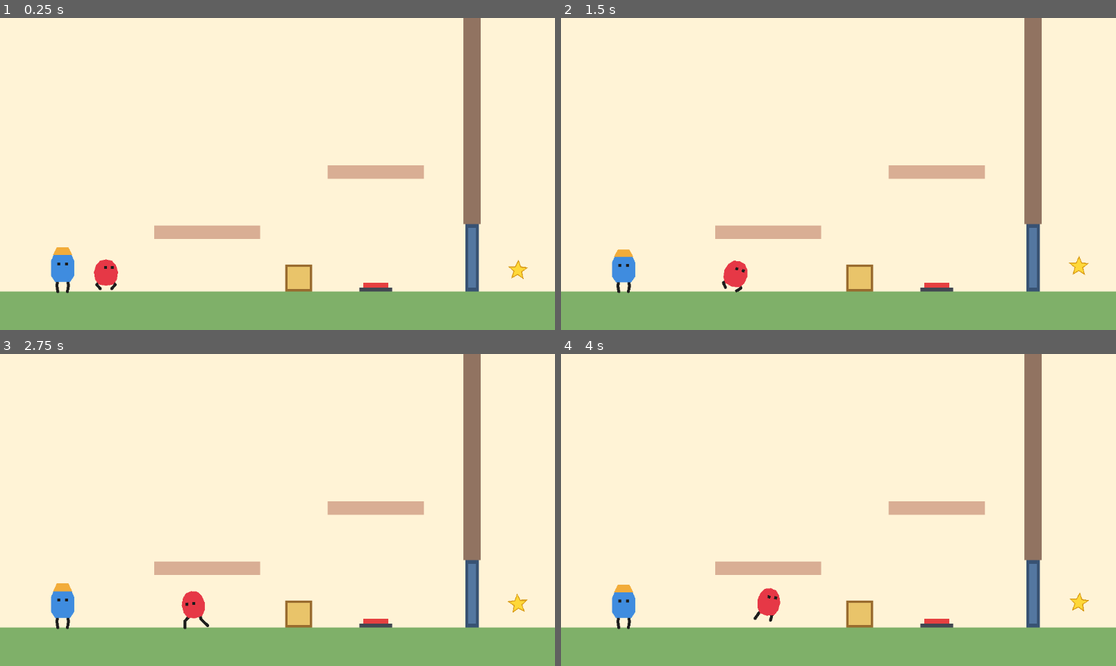
Above: before the commit, frames 1-4 (two rows, left to right).
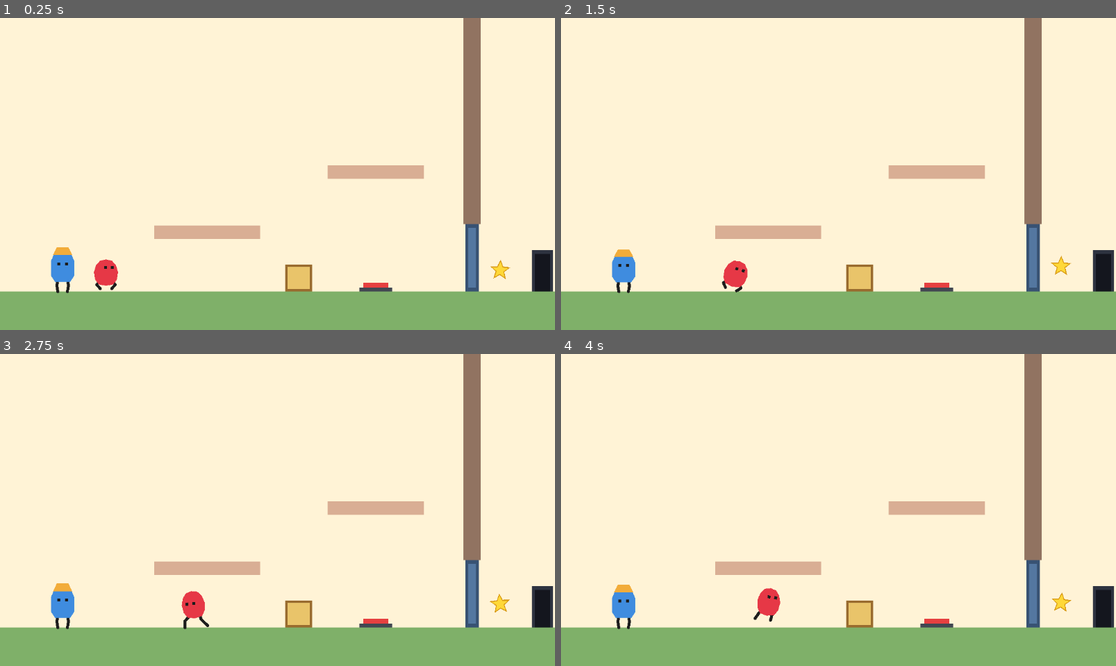
Above: after the commit, the same moments.

Repository: jberrozpe/PikuClon
Game: Godot game, scene res://escenas/nivel_prueba.tscn
Same seed, same stepped clock (60 frames per second), same inputs: the game is played once before the commit and once after it.
Inputs:
- Up to frame 1 (0.25 s): no input
- Up to frame 2 (1.5 s): tap Enter at 0.5 s; hold D (mover_derecha) from 0.53 s (still down); tap E (patada) at 0.6 s; tap W (saltar) at 0.77 s; tap S (agacharse) at 1.35 s
- Up to frame 3 (2.75 s): tap W (saltar) at 1.52 s; tap E (patada) at 1.55, 2.1 s; release D (mover_derecha) at 2.03 s; hold A (mover_izquierda) from 2.03 s (still down)
- Up to frame 4 (4 s): release A (mover_izquierda) at 2.78 s; hold D (mover_derecha) from 2.78 s (still down); tap R at 2.85 s; tap W (saltar) at 3.02, 3.77 s; tap E (patada) at 3.05, 3.8 s; tap Space at 3.6 s

The runs differ from the first frame. In frame 1, 0.7% of the frame differs, in the area x 88-100%, y 74-88%; in frame 2, 0.7%; in frame 3, 0.7%; in frame 4, 0.7%.

Commit message:
Fase 7: añadir puerta de transición, nivel_2 y puntos de aparición entre habitaciones

Diff:
--- /dev/null
+++ b/PikuClon/escenas/nivel_2.tscn
@@ -0,0 +1,195 @@
+[gd_scene load_steps=10 format=3]
+
+[ext_resource type="Script" path="res://scripts/jugador.gd" id="1_jugador"]
+[ext_resource type="PackedScene" path="res://escenas/puerta_transicion.tscn" id="2_transicion"]
+
+[sub_resource type="RectangleShape2D" id="RectangleShape2D_suelo"]
+size = Vector2(1152, 80)
+
+[sub_resource type="RectangleShape2D" id="RectangleShape2D_pared"]
+size = Vector2(40, 648)
+
+[sub_resource type="RectangleShape2D" id="RectangleShape2D_plat_1"]
+size = Vector2(220, 28)
+
+[sub_resource type="RectangleShape2D" id="RectangleShape2D_plat_2"]
+size = Vector2(200, 28)
+
+[sub_resource type="RectangleShape2D" id="RectangleShape2D_plat_3"]
+size = Vector2(180, 28)
+
+[sub_resource type="CapsuleShape2D" id="CapsuleShape2D_jugador"]
+radius = 22.0
+height = 76.0
+
+[sub_resource type="RectangleShape2D" id="RectangleShape2D_patada"]
+size = Vector2(56, 64)
+
+[node name="Nivel2" type="Node2D"]
+
+[node name="Fondo" type="ColorRect" parent="."]
+offset_right = 1152.0
+offset_bottom = 648.0
+color = Color(0.831373, 0.929412, 0.980392, 1)
+
+[node name="Decoracion" type="Node2D" parent="."]
+
+[node name="Colina1" type="Polygon2D" parent="Decoracion"]
+color = Color(0.678431, 0.85098, 0.729412, 1)
+polygon = PackedVector2Array(180, 568, 320, 420, 480, 568)
+
+[node name="Colina2" type="Polygon2D" parent="Decoracion"]
+color = Color(0.588235, 0.8, 0.65098, 1)
+polygon = PackedVector2Array(540, 568, 760, 360, 990, 568)
+
+[node name="Nube1" type="ColorRect" parent="Decoracion"]
+offset_left = 220.0
+offset_top = 90.0
+offset_right = 360.0
+offset_bottom = 134.0
+color = Color(1, 1, 1, 0.85)
+
+[node name="Nube2" type="ColorRect" parent="Decoracion"]
+offset_left = 780.0
+offset_top = 120.0
+offset_right = 940.0
+offset_bottom = 162.0
+color = Color(1, 1, 1, 0.85)
+
+[node name="TroncoArbol" type="ColorRect" parent="Decoracion"]
+offset_left = 960.0
+offset_top = 448.0
+offset_right = 984.0
+offset_bottom = 568.0
+color = Color(0.54902, 0.368627, 0.239216, 1)
+
+[node name="CopaArbol" type="Polygon2D" parent="Decoracion"]
+position = Vector2(972, 430)
+color = Color(0.321569, 0.658824, 0.411765, 1)
+polygon = PackedVector2Array(0, -64, 48, 22, -48, 22)
+
+[node name="Suelo" type="StaticBody2D" parent="."]
+position = Vector2(576, 608)
+
+[node name="CollisionShape2D" type="CollisionShape2D" parent="Suelo"]
+shape = SubResource("RectangleShape2D_suelo")
+
+[node name="Visual" type="ColorRect" parent="Suelo"]
+offset_left = -576.0
+offset_top = -40.0
+offset_right = 576.0
+offset_bottom = 40.0
+color = Color(0.45098, 0.721569, 0.478431, 1)
+
+[node name="ParedIzquierda" type="StaticBody2D" parent="."]
+position = Vector2(-20, 324)
+
+[node name="CollisionShape2D" type="CollisionShape2D" parent="ParedIzquierda"]
+shape = SubResource("RectangleShape2D_pared")
+
+[node name="ParedDerecha" type="StaticBody2D" parent="."]
+position = Vector2(1172, 324)
+
+[node name="CollisionShape2D" type="CollisionShape2D" parent="ParedDerecha"]
+shape = SubResource("RectangleShape2D_pared")
+
+[node name="Plataforma1" type="StaticBody2D" parent="."]
+position = Vector2(360, 455)
+
+[node name="CollisionShape2D" type="CollisionShape2D" parent="Plataforma1"]
+shape = SubResource("RectangleShape2D_plat_1")
+
+[node name="Visual" type="ColorRect" parent="Plataforma1"]
+offset_left = -110.0
+offset_top = -14.0
+offset_right = 110.0
+offset_bottom = 14.0
+color = Color(0.768627, 0.619608, 0.490196, 1)
+
+[node name="Plataforma2" type="StaticBody2D" parent="."]
+position = Vector2(640, 355)
+
+[node name="CollisionShape2D" type="CollisionShape2D" parent="Plataforma2"]
+shape = SubResource("RectangleShape2D_plat_2")
+
+[node name="Visual" type="ColorRect" parent="Plataforma2"]
+offset_left = -100.0
+offset_top = -14.0
+offset_right = 100.0
+offset_bottom = 14.0
+color = Color(0.768627, 0.619608, 0.490196, 1)
+
+[node name="Plataforma3" type="StaticBody2D" parent="."]
+position = Vector2(920, 260)
+
+[node name="CollisionShape2D" type="CollisionShape2D" parent="Plataforma3"]
+shape = SubResource("RectangleShape2D_plat_3")
+
+[node name="Visual" type="ColorRect" parent="Plataforma3"]
+offset_left = -90.0
+offset_top = -14.0
+offset_right = 90.0
+offset_bottom = 14.0
+color = Color(0.768627, 0.619608, 0.490196, 1)
+
+[node name="PuertaTransicion" parent="." instance=ExtResource("2_transicion")]
+position = Vector2(36, 568)
+escena_destino = "res://escenas/nivel_prueba.tscn"
+punto_aparicion_destino = "PuntoDesdeNivel2"
+
+[node name="PuntoDesdeNivel1" type="Marker2D" parent="."]
+position = Vector2(108, 520)
+
+[node name="Jugador" type="CharacterBody2D" parent="."]
+position = Vector2(108, 520)
+script = ExtResource("1_jugador")
+
+[node name="CollisionShape2D" type="CollisionShape2D" parent="Jugador"]
+shape = SubResource("CapsuleShape2D_jugador")
+
+[node name="CuerpoVisual" type="Node2D" parent="Jugador"]
+
+[node name="PiernaIzq" type="Line2D" parent="Jugador/CuerpoVisual"]
+position = Vector2(-10, 12)
+points = PackedVector2Array(0, 0, -2, 13, 0, 26)
+width = 6.0
+default_color = Color(0.113725, 0.113725, 0.113725, 1)
+joint_mode = 2
+begin_cap_mode = 2
+end_cap_mode = 2
+
+[node name="PiernaDer" type="Line2D" parent="Jugador/CuerpoVisual"]
+position = Vector2(10, 12)
+points = PackedVector2Array(0, 0, 2, 13, 0, 26)
+width = 6.0
+default_color = Color(0.113725, 0.113725, 0.113725, 1)
+joint_mode = 2
+begin_cap_mode = 2
+end_cap_mode = 2
+
+[node name="Torso" type="Polygon2D" parent="Jugador/CuerpoVisual"]
+color = Color(0.901961, 0.223529, 0.27451, 1)
+polygon = PackedVector2Array(0, -34, 12, -31, 20, -21, 24, -7, 22, 9, 15, 20, 0, 23, -15, 20, -22, 9, -24, -7, -20, -21, -12, -31)
+
+[node name="Ojos" type="Node2D" parent="Jugador/CuerpoVisual"]
+position = Vector2(4, -12)
+
+[node name="OjoIzq" type="Polygon2D" parent="Jugador/CuerpoVisual/Ojos"]
+position = Vector2(-7, 0)
+color = Color(0.113725, 0.113725, 0.113725, 1)
+polygon = PackedVector2Array(-3, -3, 3, -3, 3, 3, -3, 3)
+
+[node name="OjoDer" type="Polygon2D" parent="Jugador/CuerpoVisual/Ojos"]
+position = Vector2(7, 0)
+color = Color(0.113725, 0.113725, 0.113725, 1)
+polygon = PackedVector2Array(-3, -3, 3, -3, 3, 3, -3, 3)
+
+[node name="ZonaPatada" type="Area2D" parent="Jugador"]
+position = Vector2(34, 16)
+
+[node name="CollisionShape2D" type="CollisionShape2D" parent="Jugador/ZonaPatada"]
+shape = SubResource("RectangleShape2D_patada")
+
+[node name="EfectoPatada" type="Polygon2D" parent="Jugador/ZonaPatada"]
+color = Color(1, 0.85, 0.3, 0.85)
+polygon = PackedVector2Array(-6, -12, 16, -6, 6, 0, 18, 10, -4, 12)
--- a/PikuClon/escenas/nivel_prueba.tscn
+++ b/PikuClon/escenas/nivel_prueba.tscn
@@ -1,10 +1,11 @@
-[gd_scene load_steps=15 format=3]
+[gd_scene load_steps=16 format=3]
 
 [ext_resource type="Script" path="res://scripts/jugador.gd" id="1_jugador"]
 [ext_resource type="PackedScene" path="res://escenas/interruptor.tscn" id="2_interruptor"]
 [ext_resource type="PackedScene" path="res://escenas/puerta.tscn" id="3_puerta"]
 [ext_resource type="PackedScene" path="res://escenas/npc.tscn" id="4_npc"]
 [ext_resource type="PackedScene" path="res://escenas/objeto_mision.tscn" id="5_objeto_mision"]
+[ext_resource type="PackedScene" path="res://escenas/puerta_transicion.tscn" id="6_transicion"]
 
 [sub_resource type="RectangleShape2D" id="RectangleShape2D_suelo"]
 size = Vector2(1152, 80)
@@ -174,6 +175,7 @@
 
 [node name="Puerta" parent="." instance=ExtResource("3_puerta")]
 position = Vector2(980, 568)
+mantener_abierta_si_estrella = true
 
 [node name="ParedEncimaPuerta" type="StaticBody2D" parent="."]
 position = Vector2(980, 214)
@@ -192,7 +194,15 @@
 position = Vector2(130, 568)
 
 [node name="ObjetoMision" parent="." instance=ExtResource("5_objeto_mision")]
-position = Vector2(1075, 520)
+position = Vector2(1038, 520)
+
+[node name="PuertaTransicion" parent="." instance=ExtResource("6_transicion")]
+position = Vector2(1126, 568)
+escena_destino = "res://escenas/nivel_2.tscn"
+punto_aparicion_destino = "PuntoDesdeNivel1"
+
+[node name="PuntoDesdeNivel2" type="Marker2D" parent="."]
+position = Vector2(1062, 520)
 
 [connection signal="activado" from="Interruptor" to="Puerta" method="abrir"]
 [connection signal="desactivado" from="Interruptor" to="Puerta" method="cerrar"]
--- /dev/null
+++ b/PikuClon/escenas/puerta_transicion.tscn
@@ -0,0 +1,37 @@
+[gd_scene load_steps=3 format=3]
+
+[ext_resource type="Script" path="res://scripts/puerta_transicion.gd" id="1_transicion"]
+
+[sub_resource type="RectangleShape2D" id="RectangleShape2D_transicion"]
+size = Vector2(36, 78)
+
+[node name="PuertaTransicion" type="Area2D"]
+script = ExtResource("1_transicion")
+
+[node name="Marco" type="ColorRect" parent="."]
+offset_left = -22.0
+offset_top = -86.0
+offset_right = 22.0
+color = Color(0.180392, 0.2, 0.25098, 1)
+
+[node name="Interior" type="ColorRect" parent="."]
+offset_left = -16.0
+offset_top = -78.0
+offset_right = 16.0
+color = Color(0.0784314, 0.0862745, 0.117647, 1)
+
+[node name="CollisionShape2D" type="CollisionShape2D" parent="."]
+position = Vector2(0, -39)
+shape = SubResource("RectangleShape2D_transicion")
+
+[node name="Indicador" type="Label" parent="."]
+z_index = 10
+offset_left = -45.0
+offset_top = -114.0
+offset_right = 45.0
+offset_bottom = -90.0
+theme_override_colors/font_color = Color(0.113725, 0.113725, 0.141176, 1)
+theme_override_font_sizes/font_size = 13
+text = "[E] Entrar"
+horizontal_alignment = 1
+vertical_alignment = 1
--- a/PikuClon/scripts/game_state.gd
+++ b/PikuClon/scripts/game_state.gd
@@ -5,6 +5,12 @@
 var hablo_con_npc: bool = false
 var estrella_recogida: bool = false
 var mision_completada: bool = false
+var punto_aparicion: String = ""
+
+
+func ir_a_escena(ruta_escena: String, id_punto_aparicion: String = "") -> void:
+	punto_aparicion = id_punto_aparicion
+	get_tree().call_deferred("change_scene_to_file", ruta_escena)
 
 
 func registrar_charla_npc() -> void:
--- a/PikuClon/scripts/jugador.gd
+++ b/PikuClon/scripts/jugador.gd
@@ -42,6 +42,19 @@
 func _ready() -> void:
 	_configurar_controles()
 	efecto_patada.visible = false
+	_aplicar_punto_aparicion()
+
+
+func _aplicar_punto_aparicion() -> void:
+	if GameState.punto_aparicion.is_empty():
+		return
+	var escena_actual := get_tree().current_scene
+	if escena_actual == null:
+		return
+	var marcador := escena_actual.find_child(GameState.punto_aparicion, true, false)
+	if marcador is Node2D:
+		global_position = (marcador as Node2D).global_position
+	GameState.punto_aparicion = ""
 
 
 func _unhandled_input(event: InputEvent) -> void:
--- a/PikuClon/scripts/puerta.gd
+++ b/PikuClon/scripts/puerta.gd
@@ -3,6 +3,7 @@
 @export var altura_apertura: float = 140.0
 @export var velocidad_apertura: float = 6.0
 @export var abierta_por_defecto: bool = false
+@export var mantener_abierta_si_estrella: bool = false
 
 var esta_abierta: bool = false
 var _posicion_cerrada: Vector2 = Vector2.ZERO
@@ -14,7 +15,7 @@
 func _ready() -> void:
 	_posicion_cerrada = cuerpo_puerta.position
 	_posicion_abierta = _posicion_cerrada + Vector2(0.0, -altura_apertura)
-	esta_abierta = abierta_por_defecto
+	esta_abierta = abierta_por_defecto or (mantener_abierta_si_estrella and GameState.estrella_recogida)
 	if esta_abierta:
 		cuerpo_puerta.position = _posicion_abierta
 
--- /dev/null
+++ b/PikuClon/scripts/puerta_transicion.gd
@@ -0,0 +1,50 @@
+extends Area2D
+
+@export_file("*.tscn") var escena_destino: String = ""
+@export var punto_aparicion_destino: String = ""
+@export var requerir_tecla: bool = false
+@export var texto_indicador: String = "[E] Entrar"
+
+var _jugador_dentro: bool = false
+var _puede_activar: bool = false
+
+@onready var indicador: Label = $Indicador
+
+
+func _ready() -> void:
+	indicador.text = texto_indicador
+	indicador.visible = false
+	body_entered.connect(_on_body_entered)
+	body_exited.connect(_on_body_exited)
+	await get_tree().create_timer(0.35).timeout
+	_puede_activar = true
+
+
+func _unhandled_input(event: InputEvent) -> void:
+	if not requerir_tecla or not _jugador_dentro or not _puede_activar:
+		return
+	if event is InputEventKey and event.pressed and not event.echo and event.keycode == KEY_E:
+		_cambiar_de_escena()
+
+
+func _on_body_entered(body: Node2D) -> void:
+	if not _puede_activar or not (body is CharacterBody2D):
+		return
+	_jugador_dentro = true
+	if requerir_tecla:
+		indicador.visible = true
+	else:
+		_cambiar_de_escena()
+
+
+func _on_body_exited(body: Node2D) -> void:
+	if body is CharacterBody2D:
+		_jugador_dentro = false
+		indicador.visible = false
+
+
+func _cambiar_de_escena() -> void:
+	if escena_destino.is_empty():
+		return
+	_puede_activar = false
+	GameState.ir_a_escena(escena_destino, punto_aparicion_destino)
